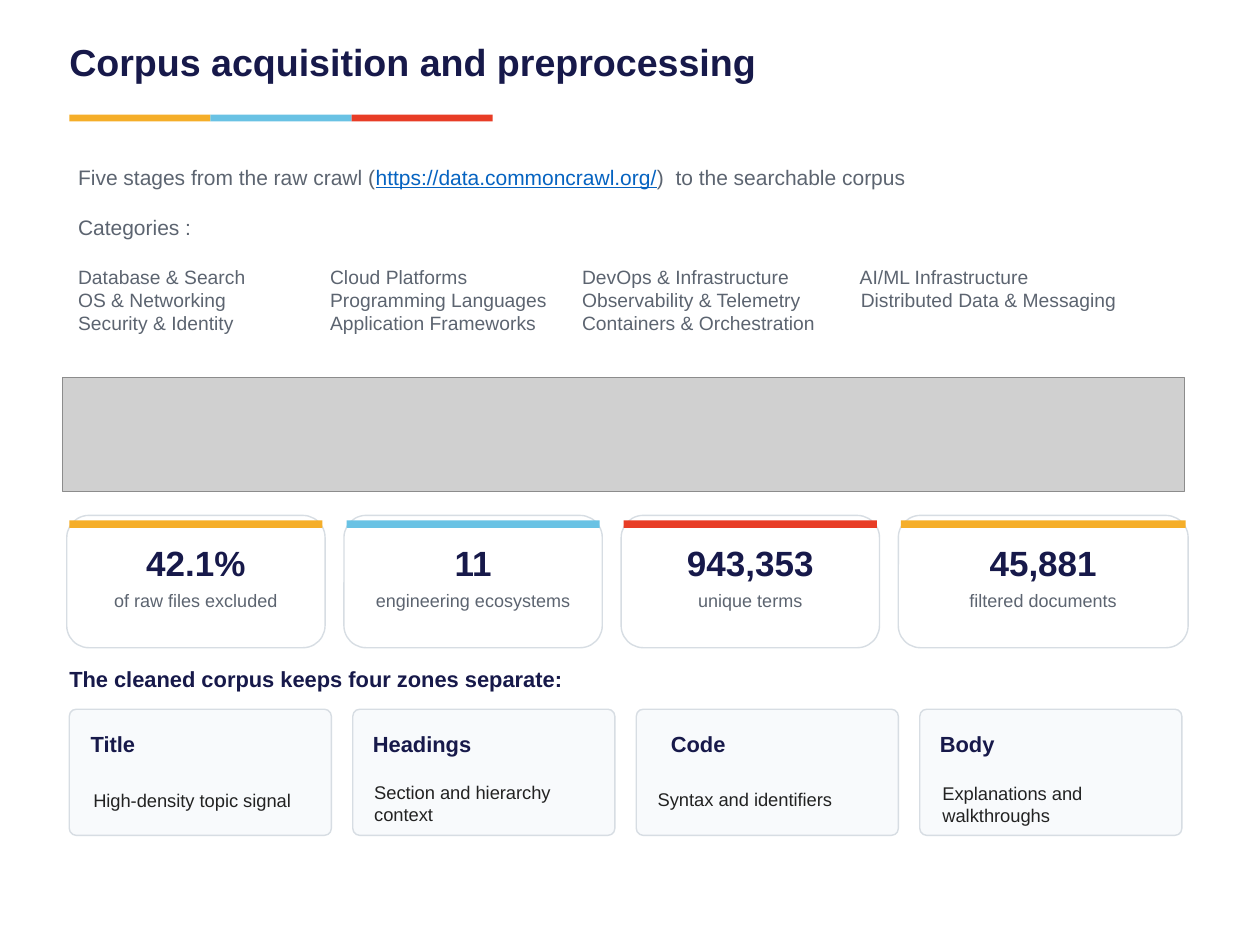
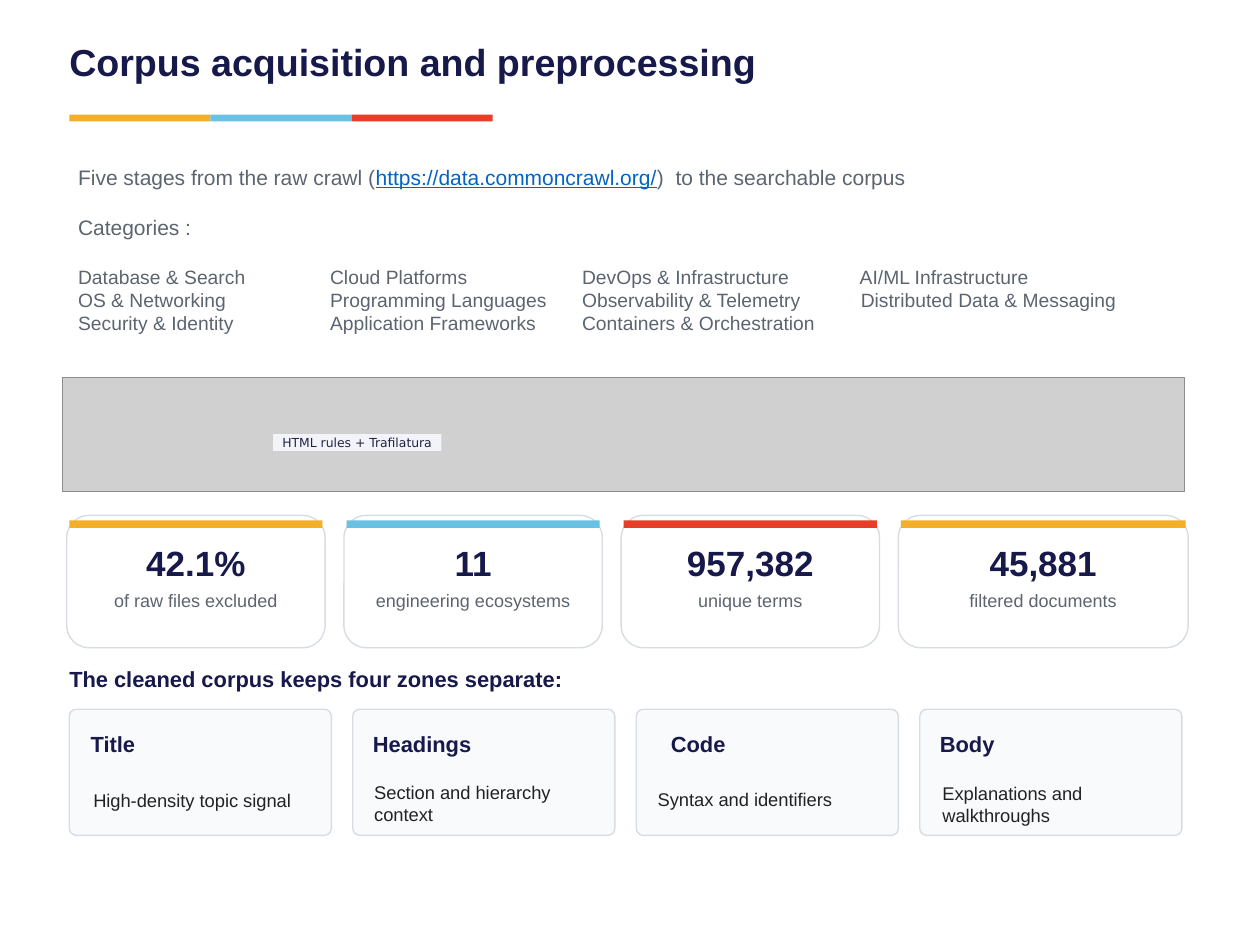
Before and after one commit to vishrutbhushan/ir-benchmark, a slide deck: slide 4 of presentation/Group7_BM25 vs Neural Retrieval on Technical Documents.pptx. Drawn at 1260x945 pixels with LibreOffice and Linux fonts; fonts in the diff are those of the drawing; grey boxes stand for pictures. Boxes give left, top, right and bottom in pixels: in the first picture for what was removed or moved away, otherwise in the second. Text is boxed around its words. In the diff, an @@ line names an element or a change of style, - is before the commit and + after.

```diff
--- a/presentation/Group7_BM25 vs Neural Retrieval on Technical Documents.pptx
+++ b/presentation/Group7_BM25 vs Neural Retrieval on Technical Documents.pptx
@@ rectangle added at [273,435,441,451], fill #F3F4FA, 7 pt, text #202444 @@
+HTML rules + Trafilatura
@@ text at [687,551,814,582]: text changed @@
-943,353
+957,382
```
Also in this commit, not shown: 14 other slides changed, 1 other file.
